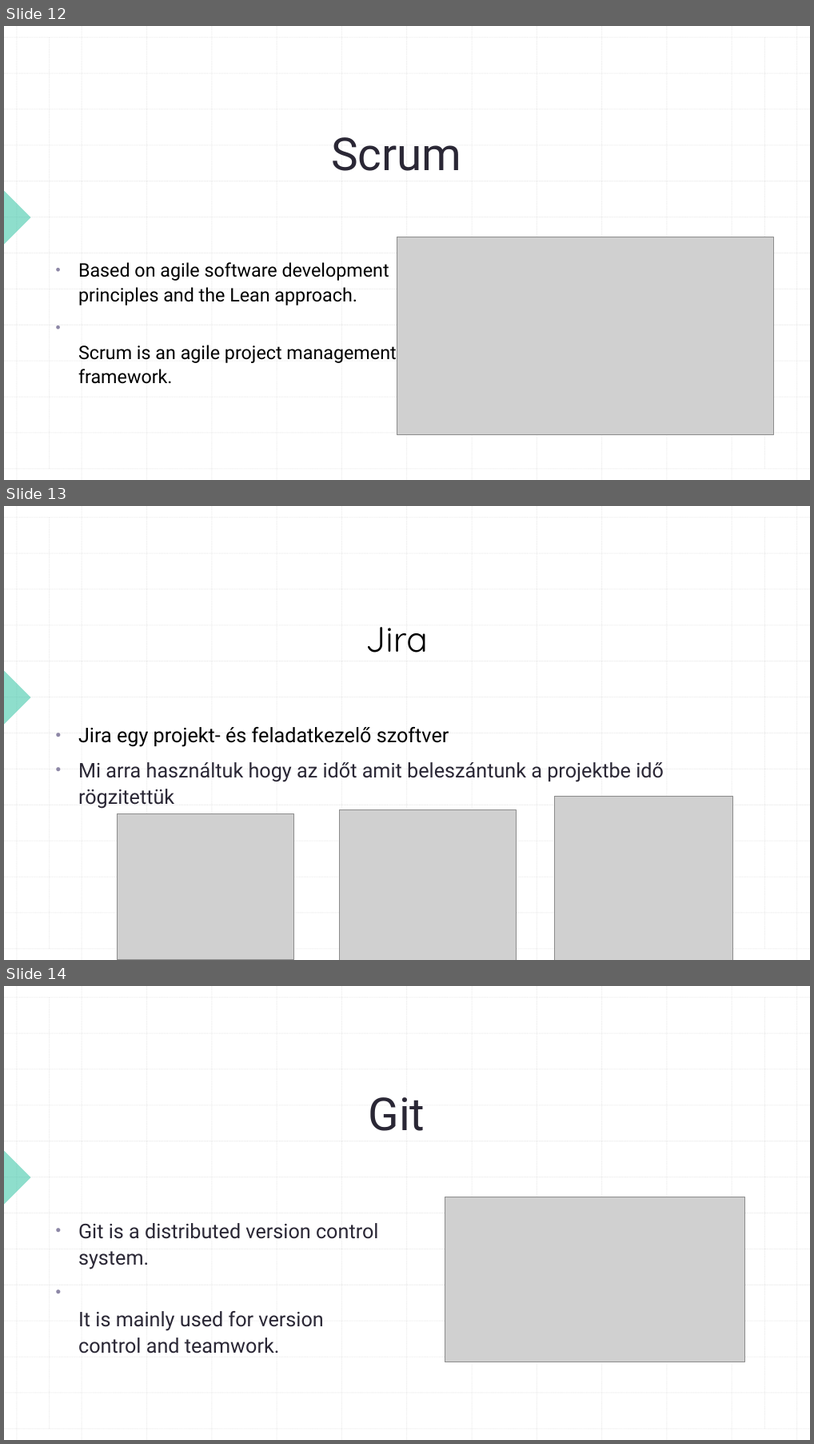
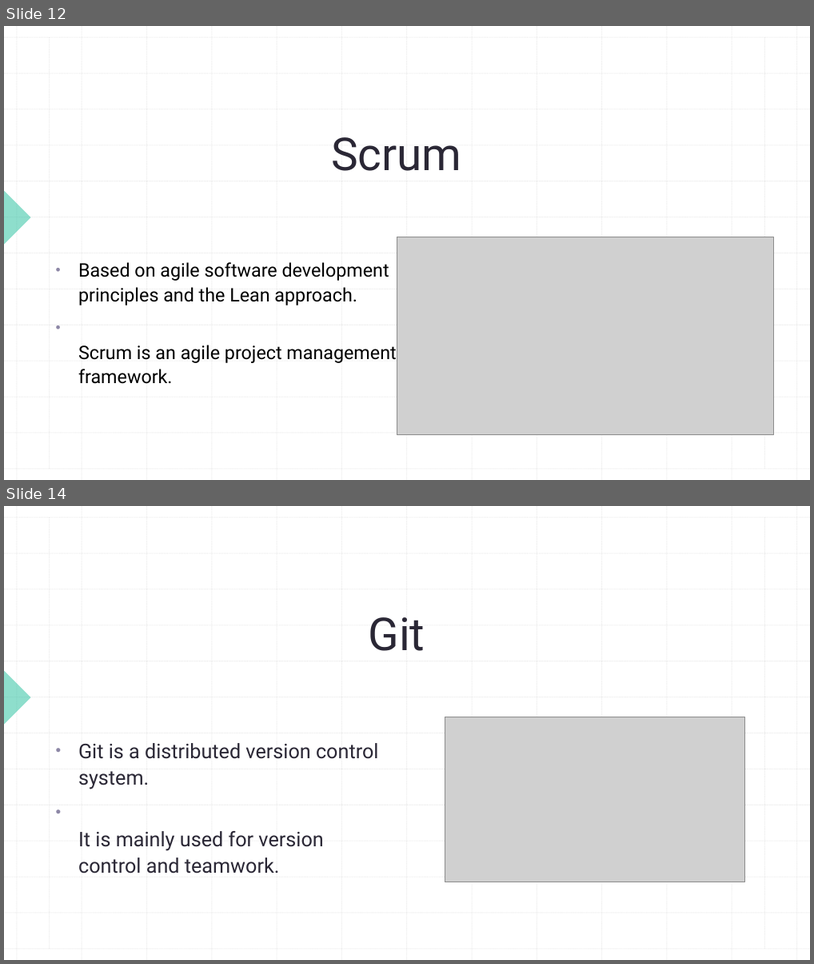
Before and after one commit to szalaimark2005/CureNet, a slide deck: probavizsga.angol.pptx. Shown one above the other, each under a label of ours: slides 12, 13 and 14 before the commit, slides 12 and 14 after it; the slides between them are not shown. The pictures are 814x1444 and 814x964 pixels, drawn with LibreOffice and Linux fonts; fonts in the diff are those of the drawing; grey boxes stand for pictures. Boxes give left, top, right and bottom in pixels: in the first picture for what was removed or moved away, otherwise in the second. Text is boxed around its words. In the diff, an @@ line names an element or a change of style, - is before the commit and + after.

```diff
--- a/probavizsga.angol.pptx
+++ b/probavizsga.angol.pptx
@@ slide 13 removed at [4,506,810,960], background #FFFFFF; not listed: 29 template elements that a slide beside it also shows @@
@@ title removed at [366,627,428,652] @@
-Jira
@@ subtitle removed at [78,727,664,808] @@
-• Jira egy projekt- és feladatkezelő szoftver
-• Mi arra használtuk hogy az időt amit beleszántunk a projektbe idő rögzitettük
@@ picture removed at [117,814,294,960] @@
@@ picture removed at [340,810,516,960] @@
@@ picture removed at [555,796,734,960] @@
```
Also in this commit, not shown: 7 slides changed, 1 slide added.
